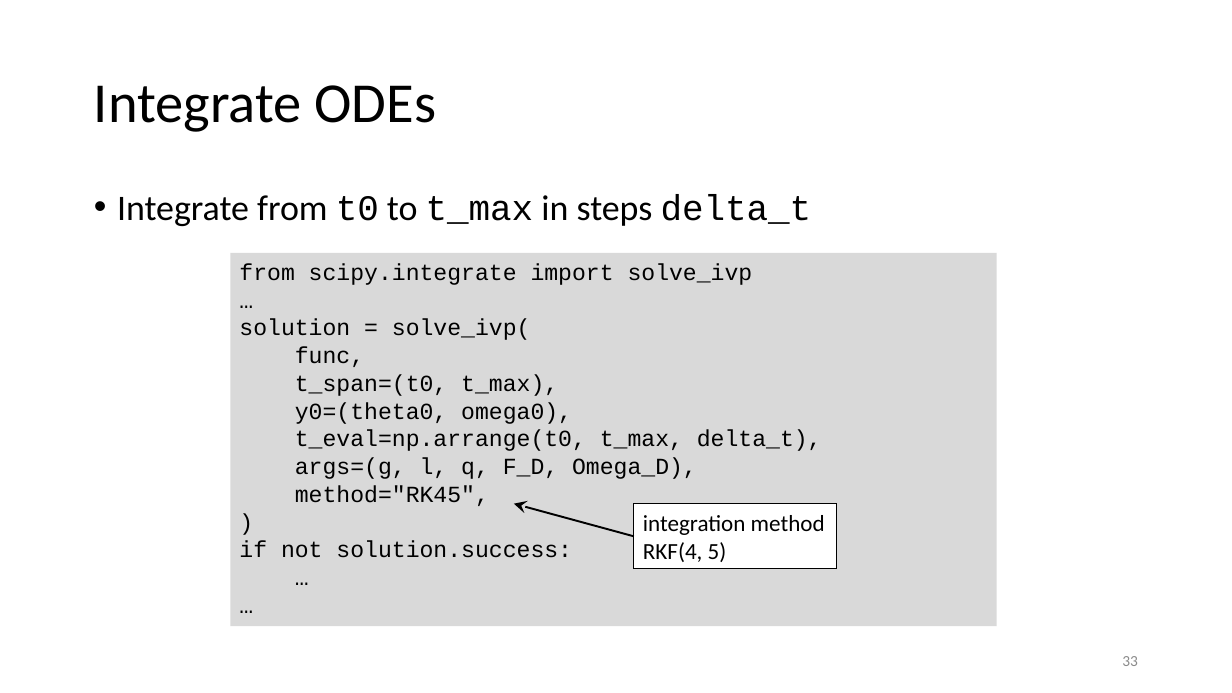
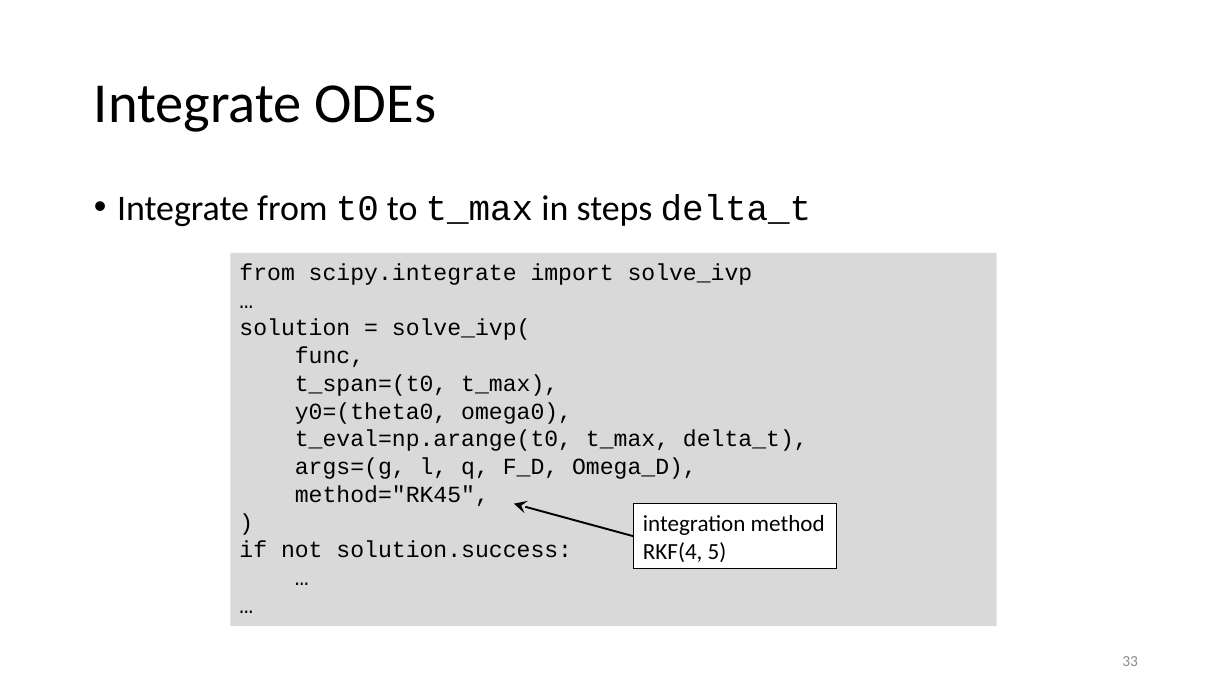
Before and after one commit to gjbex/Scientific-Python, a slide deck: slide 33 of scientific_python.pptx. Drawn at 1232x693 pixels with LibreOffice and Linux fonts; fonts in the diff are those of the drawing. Boxes give left, top, right and bottom in pixels: in the first picture for what was removed or moved away, otherwise in the second. Text is boxed around its words. In the diff, an @@ line names an element or a change of style, - is before the commit and + after.

Commit message:
Fix typos

```diff
--- a/scientific_python.pptx
+++ b/scientific_python.pptx
@@ text in rectangle at <box>295,430,808,451</box>: text changed @@
-t_eval=np.arrange(t0, t_max, delta_t),
+t_eval=np.arange(t0, t_max, delta_t),
```
Also in this commit, not shown: 2 other slides changed.
